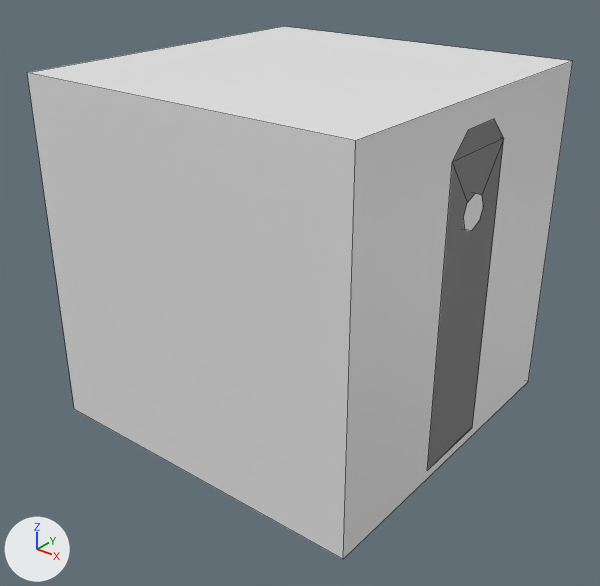
The OBJ model src/main/resources/assets/eln/model/cableMaker50V/cableMaker50V.obj: old version first, new version second.
Camera for both pictures: a 50 mm lens placed at (1.347, -1.721, 0.91), pointed at (0.018, -0.06, -0.12). Lighting does not change. The marker at lower left points along +X, +Y and +Z. Mesh edges are drawn as thin lines. Where no turn or scale is listed for an object, it has been applied to the vertices. Vertices at the same position are counted once.

In view in the first picture: 'Minecraft_Block_Cube', 'main'.
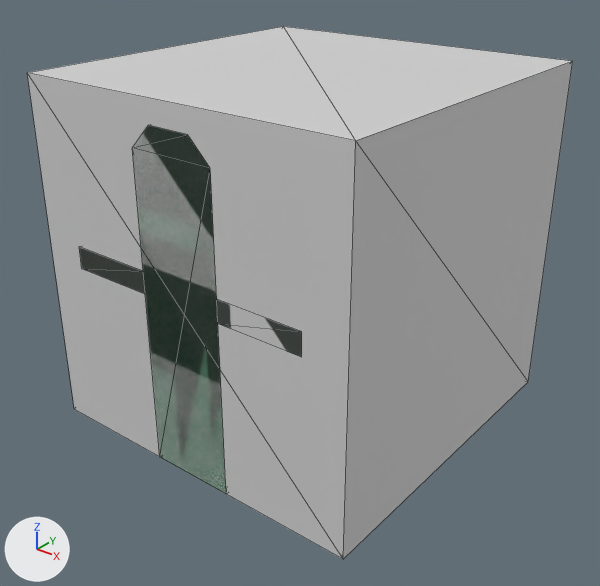
The change in detail:
Material 'Material' (mat_material) changes colour from white #e7e7e7 to light grey #d1d1d1; in linear values from (0.8, 0.8, 0.8) to (0.64, 0.64, 0.64).
me_main is used by ob_main; location (0.0, 0.0, 0.0).
me_main had 79 vertices, 39 faces and spanned x -0.5..0.5, y -0.125..0.125, z -0.47..0.43.
me_main no longer uses material mat_null (white #e7e7e7).
me_main now has 80 vertices, 120 faces and spans x -0.375..0.375, y -0.5..0.5, z -0.5..0.438.
me_main part 1: the loose piece of 77 vertices spanning x -0.5..0.5, y -0.125..0.125, z -0.47..0.43 is deleted.
Part 2, on me_main:
2 vertices are removed from x 0.375, y -0.062..0.063, z 0.43.
40 vertices are added at x -0.375..0.125, y -0.5..0.5, z -0.5..0.438.
24 new vertices lie (0.25, 0.0, 0.0) away from vertices in x -0.375..0.125, y -0.5..0.5, z -0.5..0.375.
16 new vertices lie (0.124, 0.0, 0.0) away from vertices in x -0.062, y -0.5..0.5, z 0.062..0.438.
120 new faces join them.
me_main now uses material mat_none (picture img_tex_png).

What differs and where, as boxes [x1, y1, x2, y2] in the pictures (600 x 586 px):
'Minecraft_Block_Cube', recoloured: [27, 26, 573, 559] in both
'main', reshaped: before [427, 119, 504, 470]; after [80, 126, 226, 493]
part 1 of me_main, deleted: before [427, 119, 504, 470]
part 2 of me_main, built on: after [80, 126, 226, 493]
